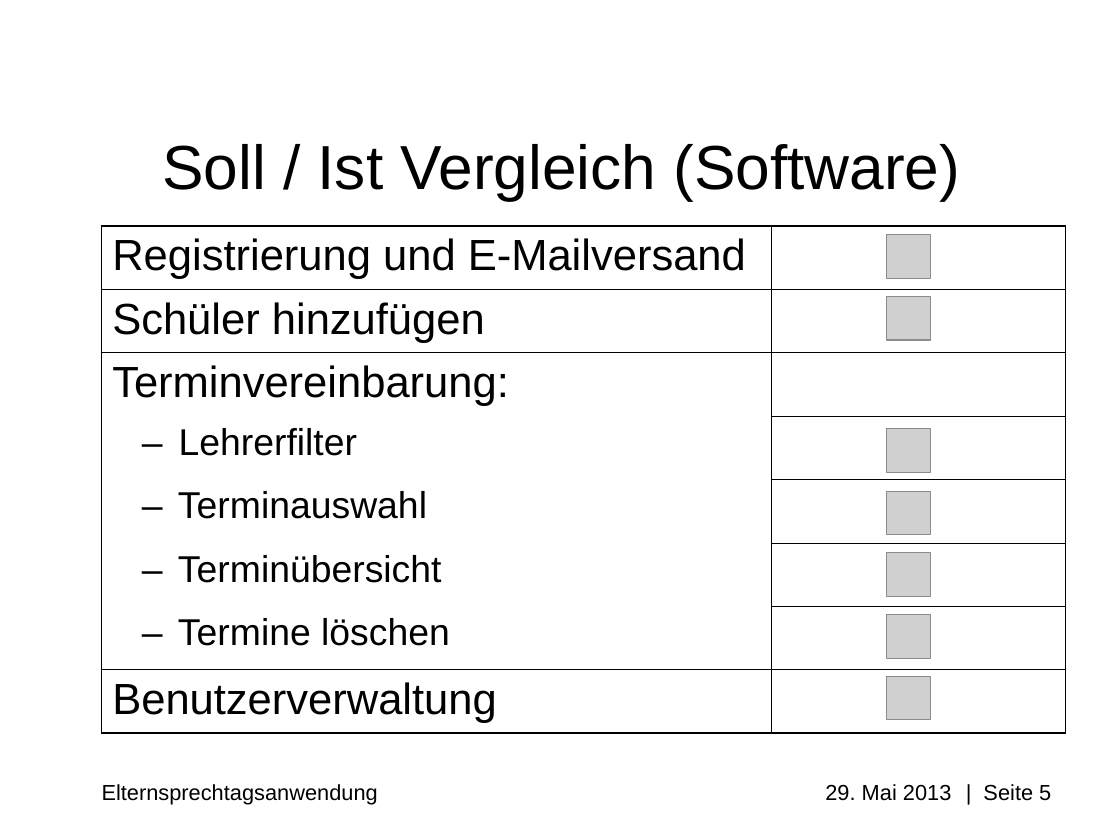
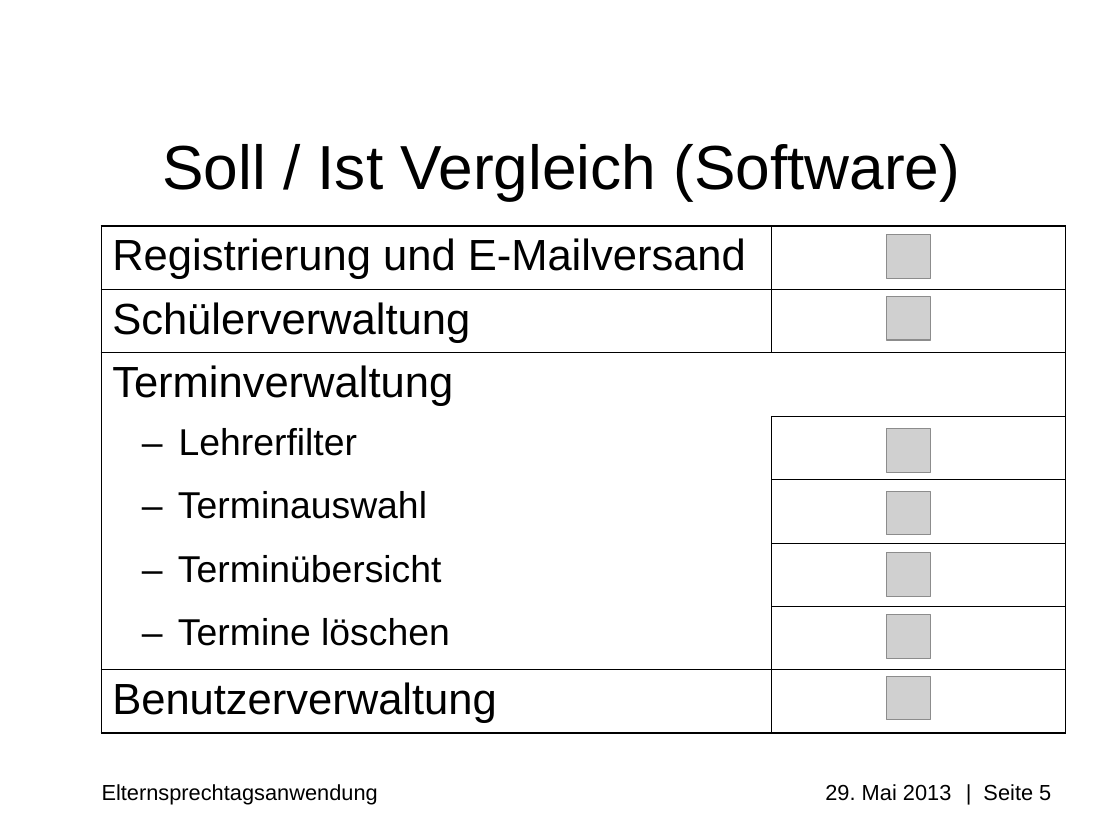
Before and after one commit to Professi/esta, a slide deck: slide 5 of docs/Praesentation/Elternsprechtagsanwendung(ESTA)_pre_alpha_0.0.0.1.ppt. Drawn at 1120x840 pixels with LibreOffice and Linux fonts; fonts in the diff are those of the drawing; grey boxes stand for pictures; background and template pictures are left out. Boxes give left, top, right and bottom in pixels: in the first picture for what was removed or moved away, otherwise in the second. Text is boxed around its words. In the diff, an @@ line names an element or a change of style, - is before the commit and + after.

Commit message:
#Update Soll / Ist Vergleich

```diff
--- a/docs/Praesentation/Elternsprechtagsanwendung(ESTA)_pre_alpha_0.0.0.1.ppt
+++ b/docs/Praesentation/Elternsprechtagsanwendung(ESTA)_pre_alpha_0.0.0.1.ppt
@@ table at [101, 226, 1065, 734] @@
-row 2, column 1: Schüler hinzufügen
+row 2, column 1: Schülerverwaltung
-row 3, column 1: Terminvereinbarung:
+row 3, column 1: Terminverwaltung
@@ borders changed @@
```
Also in this commit, not shown: 3 other slides changed.
